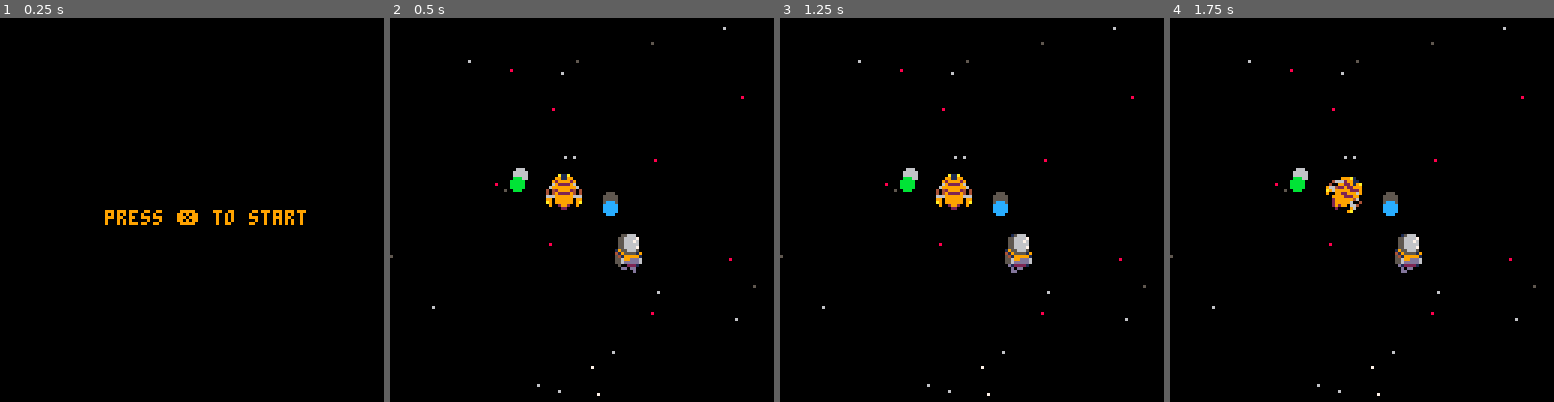
Above: before the commit, frames 1-4 (left to right).
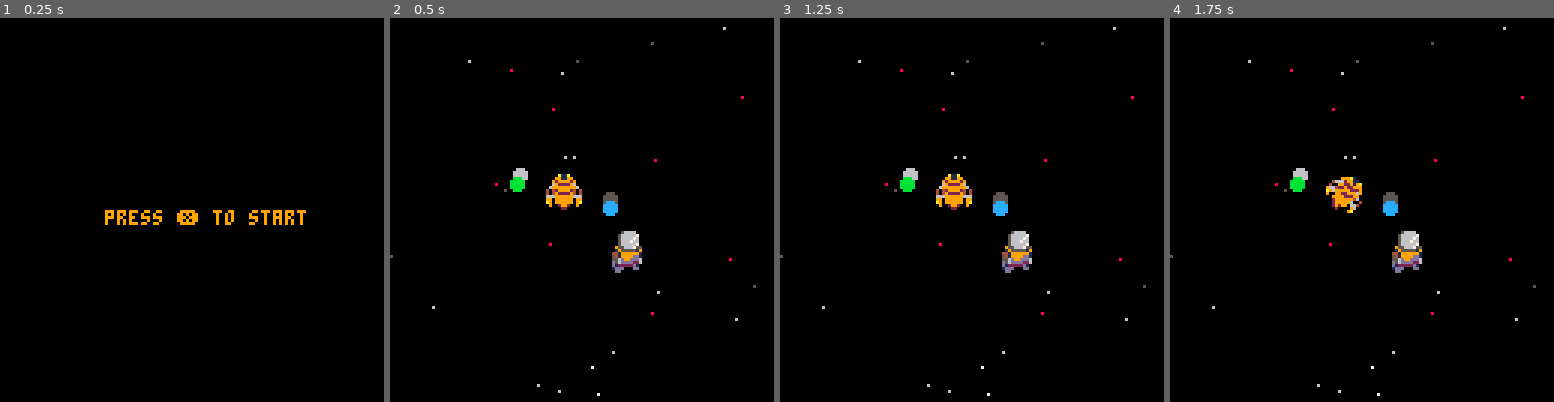
Above: after the commit, the same moments.

Repository: FrederikHR/GDB
Game: PICO-8 cartridge OW/ow.p8
Same seed, same stepped clock (60 frames per second), same inputs: the game is played once before the commit and once after it.
Inputs:
- Up to frame 1 (0.25 s): no input
- Up to frame 2 (0.5 s): tap X (X key) at 0.33 s
- Up to frame 3 (1.25 s): tap O (Z key) at 0.7 s; tap X (X key) at 1.07 s
- Up to frame 4 (1.75 s): hold Right from 1.6 s (still down); tap O (Z key) at 1.7 s

Frame 1 is identical in both runs. In frame 2, 0.4% of the frame differs, in the area x 57-66%, y 55-67%; in frame 3, 0.4%; in frame 4, 0.4%.

Commit message:
fixed animation and now you can move on a planet

Diff:
--- a/OW/ow.p8
+++ b/OW/ow.p8
@@ -65,7 +65,7 @@
 		end
 	else
 		--do on-planet stuff
-		draw_player()
+		draw_astronaut()
 	end
 end
 
@@ -92,7 +92,7 @@
  end
 end
 
-function scroll_camera(s)
+function scroll_camera(p,s)
 
 	--basic scrolling
 	--cx = px - 64
@@ -129,23 +130,23 @@
 	end
 end
 
-function animate(p)
-	if p.state != p.play then
-		p.state = p.play
-		p.animindex=1
-		p.time=0
-	elseif #p.anims[p.state] > 1 then
-		p.time+=1
-		if p.time > p.anims[p.state].fr then
-			p.time=0
-			p.animindex = (p.animindex % #p.anims[p.state]) + 1
-			if p.animindex==1 and p.anims[p.state].next then
-				p.play=p.anims[p.state].next
-				p.state=p.play
+function animate(an)
+	if an.state != an.play then
+		an.state = an.play
+		an.animindex=1
+		an.time=0
+	elseif #an.anims[an.state] > 1 then
+		an.time+=1
+		if an.time > an.anims[an.state].fr then
+			an.time=0
+			an.animindex = (an.animindex % #an.anims[an.state]) + 1
+			if an.animindex==1 and an.anims[an.state].next then
+				an.play=an.anims[an.state].next
+				an.state=an.play
 			end
 		end
 	end
-	p.spr = p.anims[p.state][p.animindex]
+	an.spr = an.anims[an.state][an.animindex]
 end
 
 function draw_prompt()
@@ -167,15 +168,14 @@
 	if p.space then
 		if not landing or ltimer>10 then
 			update_player()
-			scroll_camera()
-			update_astronaut()
+			scroll_camera(p,false)
 			land()
 		elseif (ltimer<10) then
 			update_player()
 		end
 	else
-		update_player()
-		scroll_camera(true)
+		update_astronaut()
+		scroll_camera(a,true)
 	end
 end
 -->8
@@ -185,8 +185,6 @@
 	idle={fr=15,38,38},
 	thrust={fr=4}
 }
-
-friction=1
 
 function make_player()
 	p = {}
@@ -217,8 +215,9 @@
 function update_player()
 	if p.space then
 		move_player()
+		--animate(p)
 	else
-	move_player()
+		return
 	--animate(p)
 	end
 end
@@ -236,9 +235,8 @@
 		p.dx+=gx
  	p.dy+=gy
  else
- 	p.dy+=0.5
-	--p.dx*=friction
-	--p.dy*=friction
+ 	--astronaut functions reign
+ 	return
 	end
 
 	if p.space then
@@ -248,7 +246,7 @@
 			p.a+=10
 		end
 		if btn(⬆️) then
-			p.play="thrust"
+			--p.play="thrust"
 			at = -(p.a-90)/360
 			p.dx+=p.acc*cos(at)
 			p.dy+=p.acc*sin(at)
@@ -256,48 +254,8 @@
 			p.play="idle"
 		end
 	else
-		if btn(⬅️) then
-	 	p.a-=10
-		elseif btn(➡️) then
-			p.a+=10
-		end
-		if btn(⬆️) then
-			p.play="thrust"
-			at = -(p.a-90)/360
-			p.dx+=p.acc*cos(at)
-			p.dy+=p.acc*sin(at)
-		else
-			p.play="idle"
-		end
-	end
-
-	--jumping
-	if (not p.space) then
-	 --jump()
-
-		--check collision up and down
-		if p.dy>0 and collide_map(p,"down",0) then
-			p.dy=0
-			p.y-=((p.y+p.sh*8+1)%8)-1
-
-			--[[
-			these two variables
-			are set to false when player
-			hits the ground
-			--]]
-		p.fall = false
-		p.jump = false
-
-		elseif p.dy<0 and collide_map(p,"up",1) then
-			p.dy=0
-		end
-
-		--check collision left and right
-		if p.dx<0 and collide_map(p,"left",1) then
-			p.dx=0
-		elseif p.dx>0 and collide_map(p,"right",1) then
-			p.dx=0
-		end
+		--astronaut functions reign
+		return
 	end
 
 	--limit speeds
@@ -335,9 +293,8 @@
 		elseif btn(🅾️) then
 			--do all the stuff
 			p.space=false
-			p.spr=99
-			p.x=p.clopl.sx
-			p.y=p.clopl.sy
+			a.x=p.clopl.sx
+			a.y=p.clopl.sy
 
 			return true
 		end
@@ -490,28 +447,28 @@
 	    sz=2,
 	    c=5,
 	    sx=512,
-	    sy=61*8},
+	    sy=60*8},
 	p2={spr=66,
 					x=-100,
 					y=30,
 					sz=2,
 					c=11,
 	    sx=512,
-	    sy=61*8},
+	    sy=60*8},
 	p3={spr=68,
 					x=200,
 					y=100,
 					sz=2,
 					c=12,
 	    sx=512,
-	    sy=61*8},
+	    sy=60*8},
 	p4={spr=70,
 					x=-200,
 					y=-50,
 					sz=2,
 					c=6,
 	    sx=512,
-	    sy=61*8}
+	    sy=60*8}
 }
 
 
@@ -568,10 +525,12 @@
 -->8
 --astronaut
 aanims={
-	idle={},
-	walk={},
+	idle={fr=5,99,101,103,105},
+	walk={fr=5,32,34,36,38,40,42},
 	jump={}
 }
+
+friction=0.85
 
 function make_astronaut()
 	a = {}
@@ -579,39 +538,78 @@
 	a.y = 70
 	a.spr = 32
 	a.size = 2
+	a.acc=0.5
+	a.sw=2
+	a.sh=2
+	a.dx=0
+	a.dy=0
+	a.max_dx=0
+	a.max_dy=0
+	a.play="idle"
+	a.flp=false
+	a.anims=aanims
 	a.anim_time = 0
 	a.anim_descend = true
+	a.jump=false
 
 end
 function draw_astronaut()
-	spr(a.spr, a.x, a.y, a.size, a.size)
+	spr(abs(a.spr), a.x, a.y, a.size, a.size,a.flp!=(a.spr<0))
 end
 
 function update_astronaut()
-
-	if time() - a.anim_time > .08 then
-		if a.anim_descend then
-			a.spr += 2
-			a.anim_time = time()
-			if a.spr == 42 then
-				a.spr = 32
-			end
-		end
-
-		--[[if not a.anim_descend then
-			a.spr -= 2
-			a.anim_time = time()
-		end
-
-		if a.spr == 44 then
-			a.anim_descend = false
-		end
-		if a.spr == 32 then
-			a.anim_descend = true
-		end--]]
-	end
-
-
+	move_astronaut()
+	animate(a)
+end
+
+function move_astronaut()
+	a.dx*=friction
+	if btn(⬅️) then
+	 a.dx-=a.acc
+	 a.flp=true
+	 a.play="walk"
+	elseif btn(➡️) then
+		a.dx+=a.acc
+		a.flp=false
+		a.play="walk"
+	else
+		a.play="idle"
+	end
+
+	--jumping
+	--jump()
+
+	--check collision up and down
+	if a.dy>0 and collide_map(a,"down",0) then
+		a.dy=0
+		a.y-=((a.y+a.sh*8+1)%8)-1
+
+		--[[
+		these two variables
+		are set to false when player
+		hits the ground
+		--]]
+	a.fall = false
+	a.jump = false
+
+	elseif a.dy<0 and collide_map(a,"up",1) then
+		a.dy=0
+	end
+
+	--check collision left and right
+	if a.dx<0 and collide_map(a,"left",1) then
+		a.dx=0
+	elseif a.dx>0 and collide_map(a,"right",1) then
+		a.dx=0
+	end
+
+	--limit speeds
+	if (a.dx>5) a.dx=5
+	if (a.dy>5) a.dy=5
+
+	--add diffs
+	a.x+=a.dx
+	a.y+=a.dy
 end
 __gfx__
 00000000009999000000000000000000000000000000000067777776333333335555555500000000000000000000000000000000000660000000000000000000
